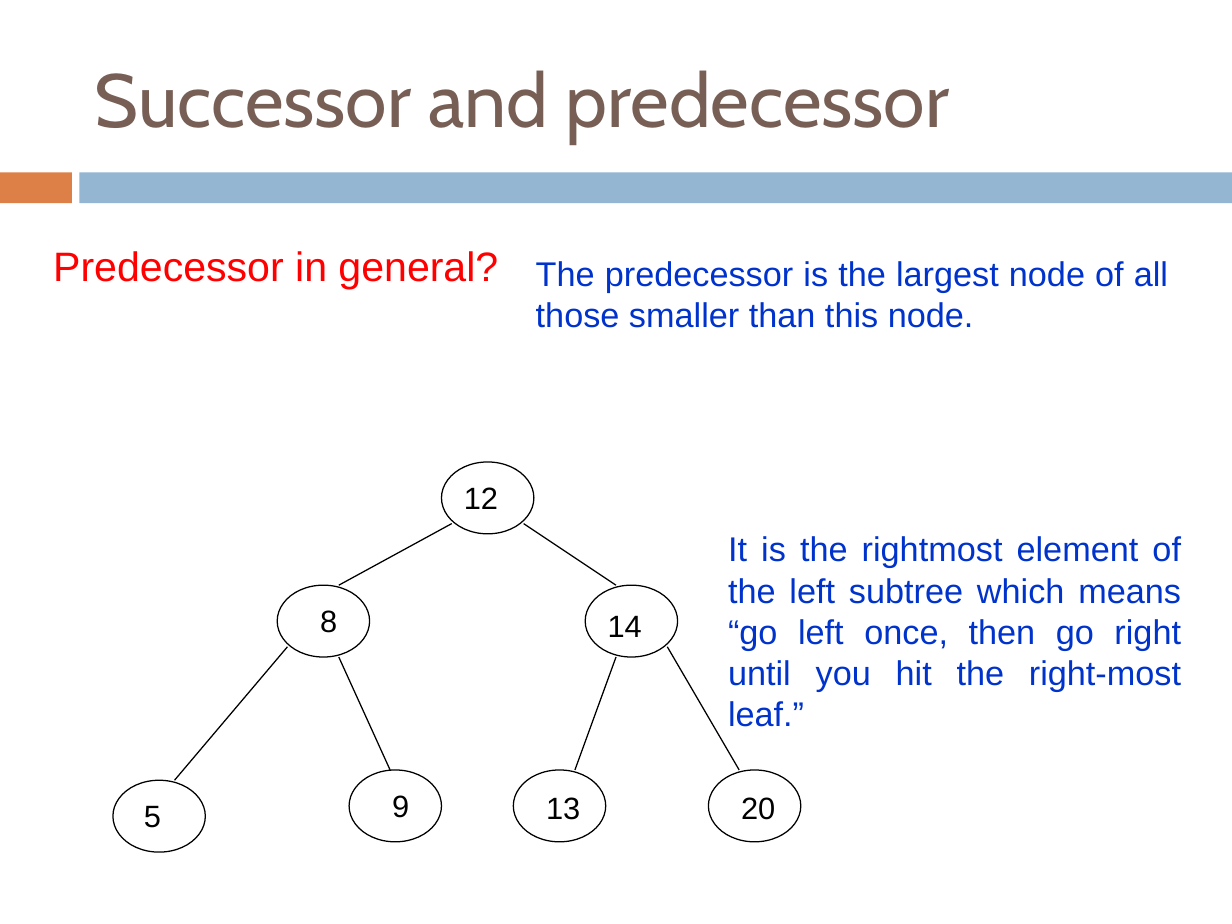
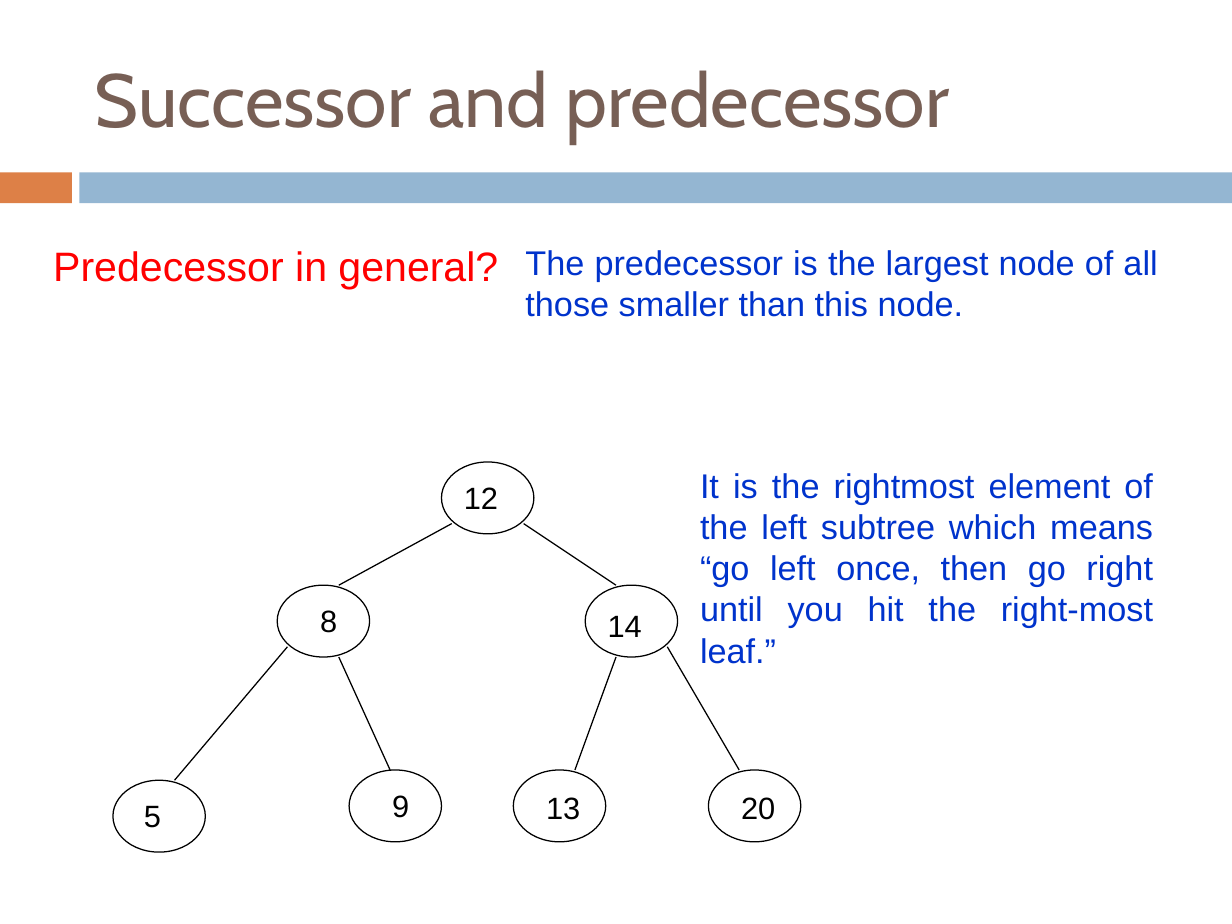
Before and after one commit to Collins-kariuk/Algorithms, a slide deck: slide 58 of Lectures/Lecture 07_Binary Search Trees.pptx (slide 60 before the commit). Drawn at 1232x924 pixels with LibreOffice and Linux fonts; fonts in the diff are those of the drawing. Boxes give left, top, right and bottom in pixels: in the first picture for what was removed or moved away, otherwise in the second. Text is boxed around its words. In the diff, an @@ line names an element or a change of style, - is before the commit and + after.

```diff
--- a/Lectures/Lecture 07_Binary Search Trees.pptx
+++ b/Lectures/Lecture 07_Binary Search Trees.pptx
@@ text "The predecessor is the largest ...": place and size @@
-text "The predecessor is the largest ..." at (536, 261, 1168, 328)
+text "The predecessor is the largest ..." at (525, 250, 1157, 317)
@@ text "It is the rightmost element ...": place and size @@
-text "It is the rightmost element ..." at (728, 536, 1181, 727)
+text "It is the rightmost element ..." at (700, 473, 1153, 664)
```
Also in this commit, not shown: 9 other slides changed, 2 slides removed.
